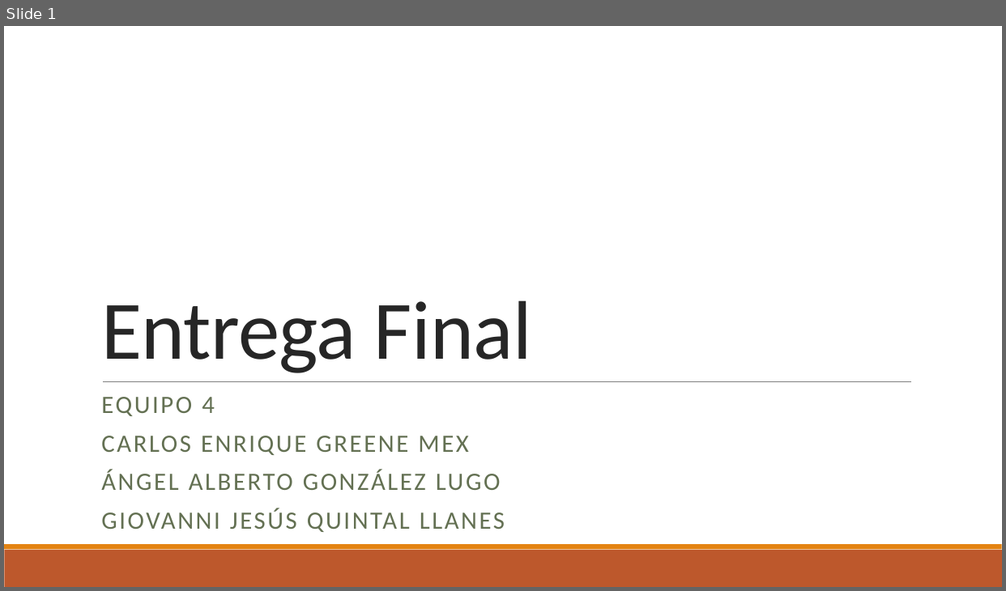
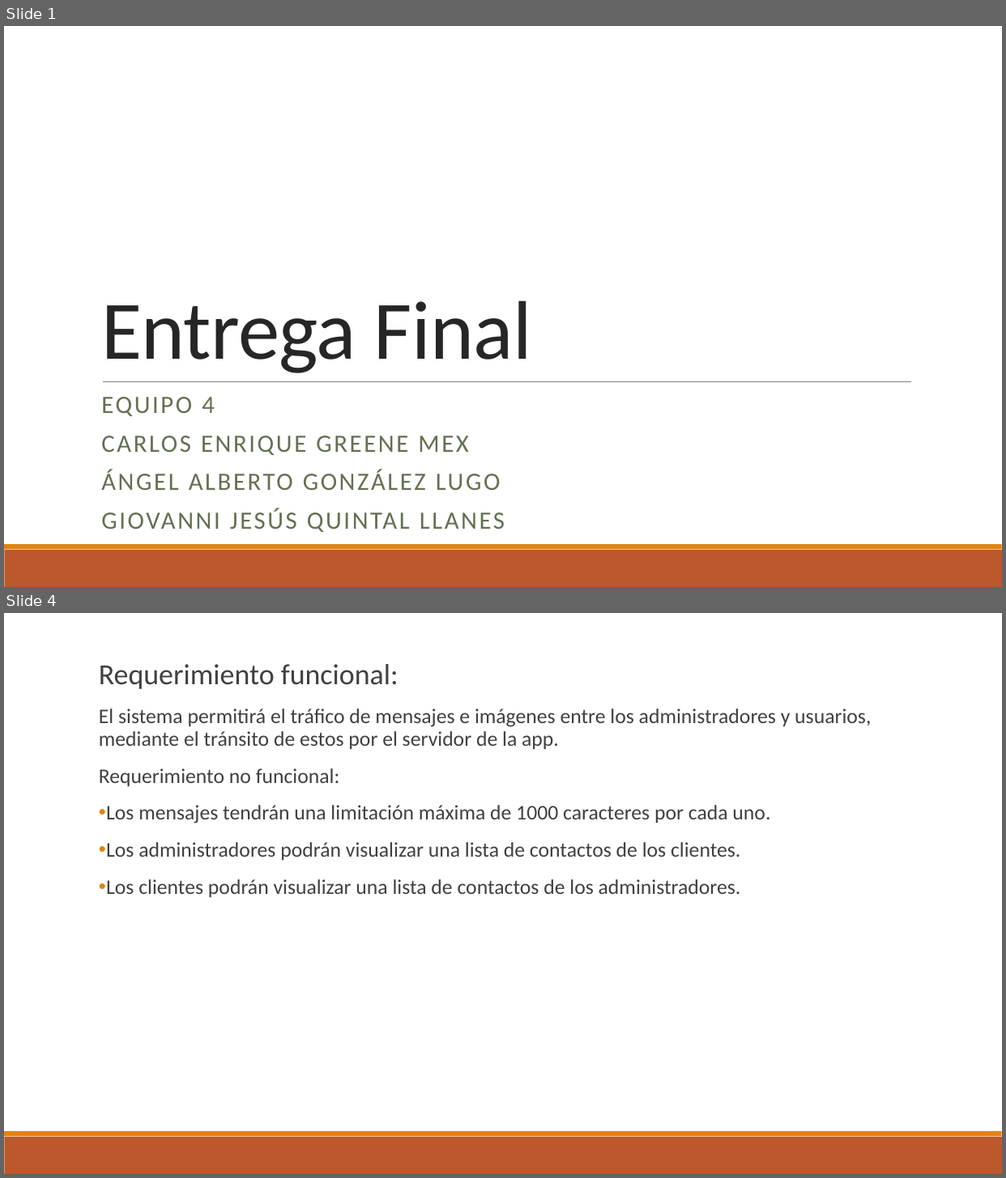
Before and after one commit to CarlosGreene/ProyectoEquipo4, a slide deck: Entrega final.pptx. Shown one above the other, each under a label of ours: slide 1 before the commit, slides 1 and 4 after it; the slides between them are not shown. The pictures are 1006x591 and 1006x1178 pixels, drawn with LibreOffice and Linux fonts; fonts in the diff are those of the drawing. Boxes give left, top, right and bottom in pixels: in the first picture for what was removed or moved away, otherwise in the second. Text is boxed around its words. In the diff, an @@ line names an element or a change of style, - is before the commit and + after.

```diff
--- a/Entrega final.pptx
+++ b/Entrega final.pptx
@@ slide 4 added at (4,613,1002,1174), background #FFFFFF; not listed: 2 template elements that a slide beside it also shows @@
@@ text added at (99,664,871,897), 20 pt, text #404040 @@
+Requerimiento funcional:
+El sistema permitirá el tráfico de mensajes e imágenes entre los administradores y usuarios, mediante el tránsito de estos por el servidor de la app.
+Requerimiento no funcional:
+• Los mensajes tendrán una limitación máxima de 1000 caracteres por cada uno.
+• Los administradores podrán visualizar una lista de contactos de los clientes.
+• Los clientes podrán visualizar una lista de contactos de los administradores.
```
Also in this commit, not shown: 7 other slides added, 1 slide removed, 5 other files.
